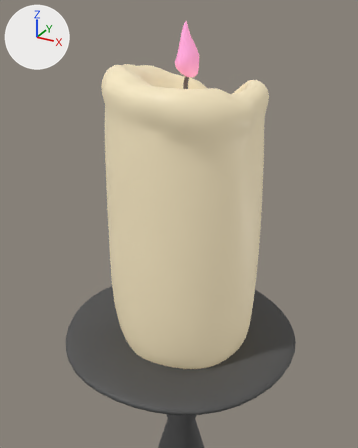
The FBX model GDD2_Project3/Assets/Models/candle.fbx, before and after one commit.
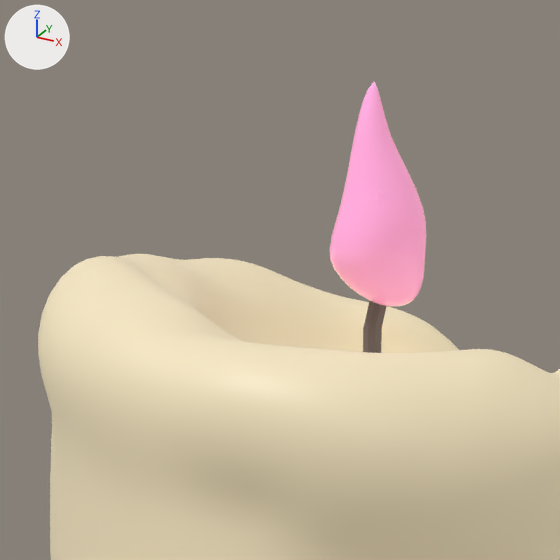
There are two pictures of each version: one from a camera (50 mm lens) standing at (-1.762, -0.44, 0.802) and looking at (-1.885, -0.216, 0.691), one close up on the part from 26% to 65% of the width and 0% to 32% of the height. Every picture has the same lights, and +X, +Y and +Z are marked at upper left. Where no turn or scale is listed for an object, it has been applied to the vertices.

Names of what the first close-up shows: 'Wax', 'flameCentre', 'mesh'.
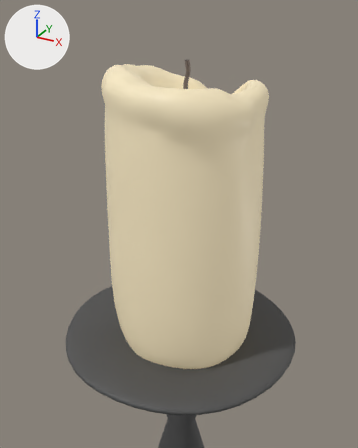
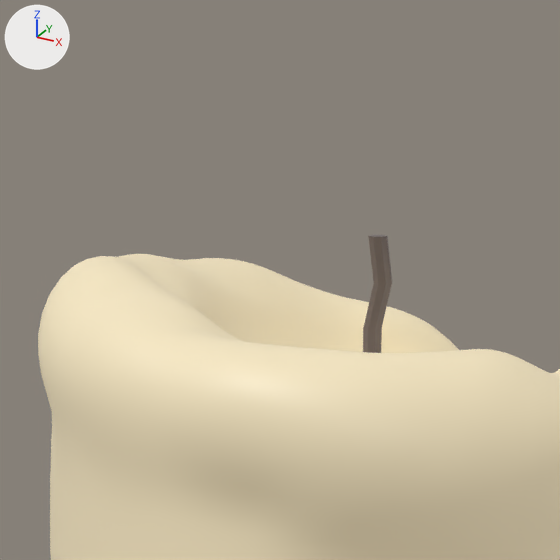
The change, as a list of edits to the scene's bpy script:
```text
Remove ob_flamecentre:
    ob_flamecentre = bpy.data.objects.new('flameCentre', me_mesh_002)
    ob_flamecentre.location = (-1.8993, -0.183, 0.775)
```

Boxes (x1, y1, x2, y2) around the edits, measured in the close-ups (560 x 560 px):
'flameCentre', deleted (pink): before (330, 81, 426, 306)
